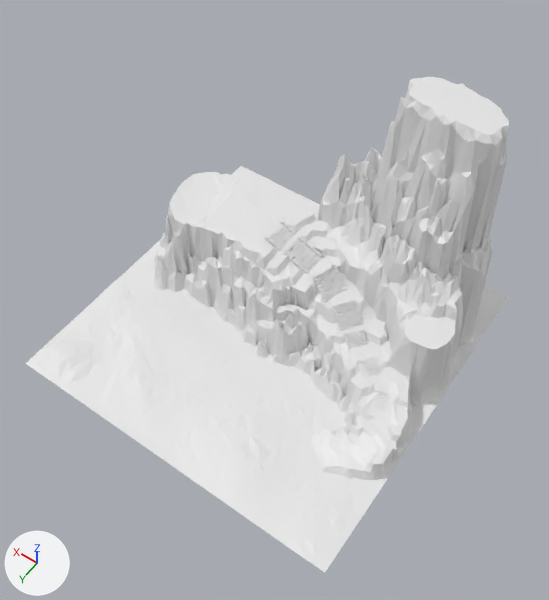
An edit to the FBX model Assets/EtVK/MyAssets/Models/Envoerment/Level 1/Level_1_p1.fbx, drawn before and after from the same camera.
Both versions are drawn from a camera (50 mm lens) standing at (-250.0, 110.0, 358.0) and looking at (-115.0, -79.0, 60.0). The axes (+X, +Y, +Z) are drawn at lower left. The lights are the same throughout. Where no turn or scale is listed for an object, it has been applied to the vertices.

In view in the first picture: 'Terrain_level_1_part_1.002'.
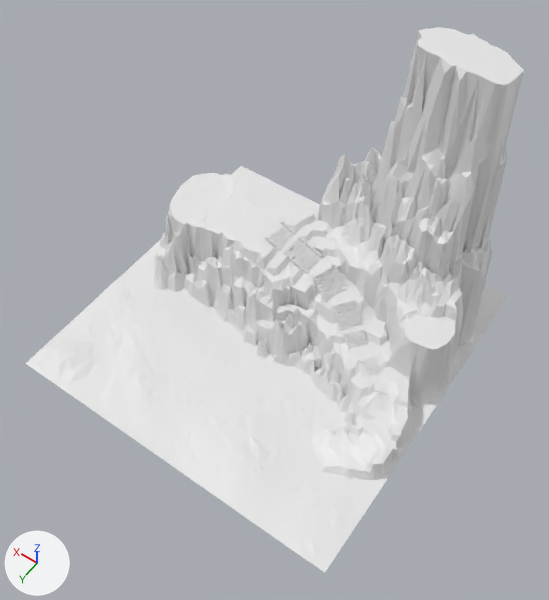
Changed parts and their boxes [x1, y1, x2, y2] in the pictures (549 x 600 px; the box of a moved part takes in the faces that stretch with it):
'Terrain_level_1_part_1.002', reshaped (10% taller): before [25, 77, 509, 573]; after [25, 27, 524, 573]
part 1 of me_terrain_level_1_part_1_002, moved or reshaped: before [445, 121, 467, 178]; after [445, 71, 480, 178]
part 2 of me_terrain_level_1_part_1_002, moved or reshaped: before [431, 107, 455, 157]; after [432, 58, 467, 157]
part 3 of me_terrain_level_1_part_1_002, moved or reshaped: before [405, 77, 509, 145]; after [403, 27, 524, 145]
part 4 of me_terrain_level_1_part_1_002, moved or reshaped: before [416, 108, 436, 167]; after [416, 58, 444, 167]
part 5 of me_terrain_level_1_part_1_002, shading changed: [25, 97, 509, 573] in both

What the commit changed:
me_terrain_level_1_part_1_002 is used by ob_terrain_level_1_part_1_002; location (0.0, 0.0, 0.0).
me_terrain_level_1_part_1_002 had 2530 vertices, 4938 faces and spanned x -200.0..0.0, y -200.0..0.0, z 0.0..134.0.
me_terrain_level_1_part_1_002 now has 2530 vertices, 4938 faces and spans x -200.0..0.0, y -200.0..0.0, z 0.0..160.0.
me_terrain_level_1_part_1_002 part 1: the 1 vertex in x -157.0, y -163.0, z 130.0 is moved by (-2.0, 3.0, 0.0).
me_terrain_level_1_part_1_002 part 2: all 2 vertices in x -154.0..-146.0, y -164.0..-162.0, z 133.0 are moved by (0.0, 0.0, 23.0).
me_terrain_level_1_part_1_002 part 3: 52 of the vertices in x -174.0..-123.0, y -192.0..-165.0, z 131.0..134.0 are moved by (0.0, 0.0, 27.0).
me_terrain_level_1_part_1_002 part 4: the 1 vertex in x -144.0, y -163.0, z 130.0 is moved by (0.0, 3.0, 0.0).
me_terrain_level_1_part_1_002 part 5: edges marked sharp go from 7015 to 6973.
